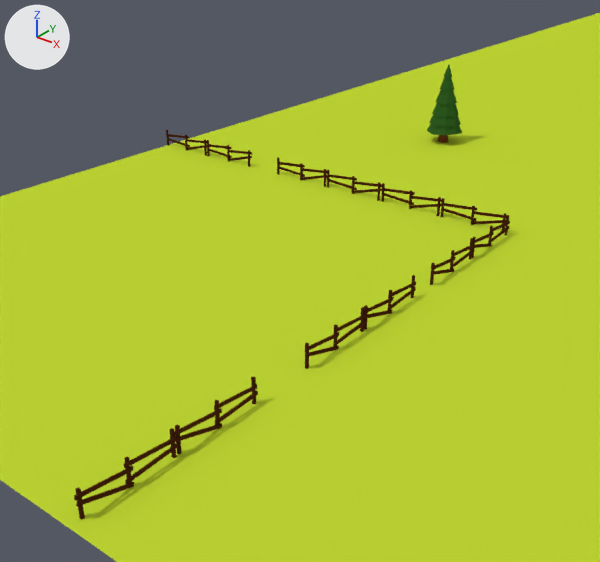
One commit to the Blender file resources/scene.blend: the scene before it, then after it.
Both versions are drawn from a camera (50 mm lens) standing at (77.5, -18.7, 30.6) and looking at (31.5, 38.7, -5.0). The lights are fixed; the arrows at upper left show +X, +Y and +Z. Objects named as collision shapes, trigger or cutter boxes, shadow casters or lower levels of detail are left out.

The older version as bpy lines, for what is in view:
```python
ob_fence_000 = bpy.data.objects.new('Fence.000', me_fence_000)
ob_fence_000.location = (47.1, 4.2, 1.0)
ob_fence_000.rotation_euler = (1.571, 0.0, 0.0)  # degrees (90, 0, 0)
ob_fence_001 = bpy.data.objects.new('Fence.001', me_fence_001)
ob_fence_001.location = (47.1, 11.3, 1.0)
ob_fence_001.rotation_euler = (1.571, 0.0, 0.0)  # degrees (90, 0, 0)
ob_fence_002 = bpy.data.objects.new('Fence.002', me_fence_002)
ob_fence_002.location = (47.1, 30.6, 1.0)
ob_fence_002.rotation_euler = (1.571, 0.0, 0.0)  # degrees (90, 0, 0)
ob_fence_003 = bpy.data.objects.new('Fence.003', me_fence_003)
ob_fence_003.location = (47.1, 23.5, 1.0)
ob_fence_003.rotation_euler = (1.571, 0.0, 0.0)  # degrees (90, 0, 0)
ob_fence_005 = bpy.data.objects.new('Fence.005', me_fence_005)
ob_fence_005.location = (47.1, 47.4, 1.0)
ob_fence_005.rotation_euler = (1.571, 0.0, 0.0)  # degrees (90, 0, 0)
ob_fence_006 = bpy.data.objects.new('Fence.006', me_fence_006)
ob_fence_006.location = (36.1, 51.2, 1.0)
ob_fence_006.rotation_euler = (1.571, 0.0, 1.571)  # degrees (90, 0, 90)
ob_fence_011 = bpy.data.objects.new('Fence.011', me_fence_011)
ob_fence_011.location = (3.6, 51.2, 1.0)
ob_fence_011.rotation_euler = (1.571, 0.0, 1.571)  # degrees (90, 0, 90)
ob_plane = bpy.data.objects.new('Plane', me_plane)
ob_plane.location = (128.0, 128.0, 0.0)
ob_plane.scale = (128.0, 128.0, 1.0)
ob_tree_000 = bpy.data.objects.new('Tree.000', me_tree_000)
ob_tree_000.location = (26.5, 74.7, 3.5)
ob_tree_000.rotation_euler = (1.571, 0.0, 0.0)  # degrees (90, 0, 0)
```
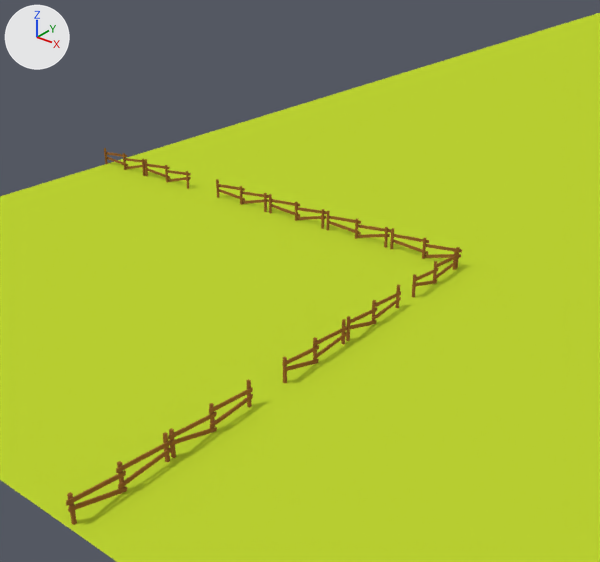
Where the newer file only moved an object's origin or applied its transform, the numbers keep the older frame.

Location of each change, (x1, y1, x2, y2) in pixels of the pictures (600 x 562 px):
'Fence.000', recoloured, moved
    before: (74, 428, 178, 519)
    after: (66, 432, 171, 525)
'Fence.001', recoloured, moved
    before: (174, 376, 258, 454)
    after: (168, 379, 253, 458)
'Tree.000', deleted
    before: (427, 65, 462, 143)
'Fence.002', recoloured, moved
    before: (364, 275, 416, 330)
    after: (282, 319, 347, 383)
'Fence.003', recoloured, moved
    before: (305, 307, 366, 369)
    after: (346, 285, 401, 341)
'Fence.006', recoloured, moved
    before: (381, 183, 442, 216)
    after: (326, 211, 391, 248)
'Fence.005', recoloured, mesh turned
    before: (472, 215, 510, 258)
    after: (390, 228, 462, 269)
'Fence.007', recoloured, moved
    before: (441, 198, 507, 230)
    after: (216, 179, 269, 212)
'Fence.008', recoloured, moved
    before: (327, 170, 382, 201)
    after: (269, 194, 327, 229)
'Fence.004', recoloured, moved
    before: (430, 238, 474, 285)
    after: (412, 248, 458, 297)
'Fence.009', recoloured, moved
    before: (277, 157, 327, 187)
    after: (144, 159, 191, 189)
'Fence.010', recoloured, moved
    before: (207, 140, 252, 167)
    after: (104, 148, 146, 176)
'Fence.011', deleted
    before: (166, 130, 207, 156)

The edits, one by one:
Material 'Material.000' (mat_material_000) changes colour from brown #472210 to brown #986333; in linear values from (0.0625, 0.0162, 0.00521) to (0.314, 0.125, 0.0331).
me_fence_005 has 56 vertices, 84 faces and spans x -0.19..0.09, y -1.1..0.94, z -3.58..3.63.
me_fence_005 is used by ob_fence_005; location (47.1, 47.4, 1.0); rotation (1.571, 0.0, 0.0), in degrees (90, 0, 0).
me_fence_005 part 1: the whole mesh is turned 90 degrees about the y axis through its middle, then moved by (-3.29, 0.0, 6.1).
Object 'Fence.011' (ob_fence_011) is deleted.
Object 'Fence.010' (ob_fence_010) moves from (10.7, 51.2, 1.0) to (3.5, 41.3, 1.0).
Object 'Fence.009' (ob_fence_009) moves from (21.9, 51.2, 1.0) to (10.6, 41.3, 1.0).
Object 'Fence.008' (ob_fence_008) moves from (29.0, 51.2, 1.0) to (29.1, 41.3, 1.0).
Object 'Fence.007' (ob_fence_007) moves from (43.2, 51.2, 1.0) to (21.8, 41.3, 1.0).
Object 'Fence.006' (ob_fence_006) moves from (36.1, 51.2, 1.0) to (36.4, 41.3, 1.0).
Object 'Fence.004' (ob_fence_004) moves from (47.1, 40.3, 1.0) to (47.1, 37.5, 1.0).
Object 'Fence.003' (ob_fence_003) moves from (47.1, 23.5, 1.0) to (47.1, 28.4, 1.0).
Object 'Fence.002' (ob_fence_002) moves from (47.1, 30.6, 1.0) to (47.1, 21.1, 1.0).
Object 'Fence.001' (ob_fence_001) moves from (47.1, 11.3, 1.0) to (47.1, 10.8, 1.0).
Object 'Tree.000' (ob_tree_000) is deleted.
Object 'Fence.000' (ob_fence_000) moves from (47.1, 4.2, 1.0) to (47.1, 3.7, 1.0).
